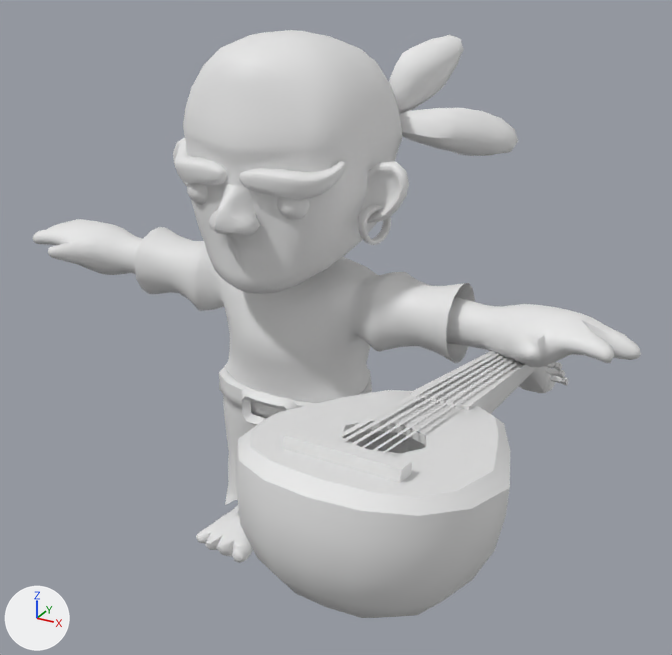
What one commit did to the glTF model src/assets/glb/characters/Pirate_Henry.glb.
The view is the same before and after, from a 50 mm lens placed at (129.0, -198.0, 183.0), pointed at (23.0, -6.0, 87.0). Lighting does not change. The marker at lower left points along +X, +Y and +Z. The older version comes first. Where no turn or scale is listed for an object, it has been applied to the vertices. Vertices at exactly the same position are counted once.

In view in the first picture: 'Henry.002', 'Weapon_Lute'.
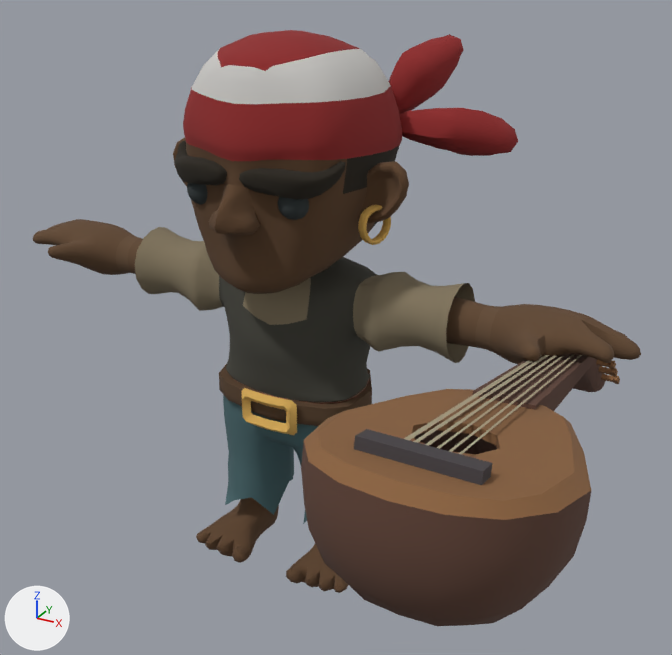
The newer file is also rescaled (x0.01) as a whole; pictures and numbers use the older file's frame.

The change in detail:
Picture 'Atlas_Pirate' (img_atlas_pirate) is new.
In material 'Atlas' (mat_atlas), base_color is no longer (0.8, 0.8, 0.8), white #e7e7e7.
In material 'Atlas' (mat_atlas), texture is now set to img_atlas_pirate.
In material 'Atlas' (mat_atlas), roughness goes from 0.553 to 1.0.
me_cube_367 is used by ob_weapon_lute; location (65.1, 1.3, 80.2).
me_cube_367 had 389 vertices, 710 faces and spanned x -24.9..24.9, y -93.1..37.0, z -19.1..20.9.
me_cube_367 now has 389 vertices, 710 faces and spans x -11.5..38.4, y -92.2..37.9, z -15.7..24.2.
me_cube_367 part 1: the loose piece of 24 vertices spanning x 3.8..9.6, y 20.9..24.3, z -7.0..-3.9 is moved by (13.5, 0.8, 3.3).
me_cube_367 part 2: the loose piece of 24 vertices spanning x 3.8..9.6, y 25.0..28.3, z -11.0..-7.8 is moved by (13.5, 0.8, 3.3).
me_cube_367 part 3: the loose piece of 24 vertices spanning x 3.8..9.6, y 29.7..33.0, z -15.2..-12.1 is moved by (13.5, 0.8, 3.3).
me_cube_367 part 4: the loose piece of 56 vertices spanning x -6.6..6.6, y -39.6..37.0, z -19.1..10.7 is moved by (13.5, 0.8, 3.3).
me_cube_367 part 5: the loose piece of 4 vertices spanning x -5.3..-3.1, y -77.8..21.2, z -0.6..19.4 is moved by (13.5, 0.8, 3.3).
me_cube_367 part 6: the loose piece of 4 vertices spanning x -3.5..-1.8, y -77.8..21.2, z -0.6..19.4 is moved by (13.5, 0.8, 3.3).
me_cube_367 part 7: the loose piece of 4 vertices spanning x -1.3..-0.2, y -77.8..21.2, z -0.6..19.4 is moved by (13.5, 0.8, 3.3).
me_cube_367 part 8: the loose piece of 4 vertices spanning x 3.6..5.2, y -77.8..21.2, z -0.6..19.4 is moved by (13.5, 0.8, 3.3).
me_cube_367 part 9: the loose piece of 4 vertices spanning x 2.1..3.5, y -77.8..21.2, z -0.6..19.4 is moved by (13.5, 0.8, 3.3).
me_cube_367 part 10: the loose piece of 4 vertices spanning x 0.4..1.4, y -77.8..21.2, z -0.6..19.4 is moved by (13.5, 0.8, 3.3).
me_cube_367 part 11: the loose piece of 165 vertices spanning x -24.9..24.9, y -93.1..-29.5, z -15.6..20.9 is rebuilt with 165 vertices and now spans x -11.5..38.4, y -92.2..-28.7, z -12.3..24.2.
Other edits to the shape of me_cube_367 do not show in these pictures.

What differs and where, as boxes [x1, y1, x2, y2] in the pictures (672 x 655 px; the box of a moved part takes in the faces that stretch with it):
'Henry.002', surface changed (darker)
    both: [33, 30, 641, 563]
'Weapon_Lute', surface changed, reshaped
    before: [236, 351, 568, 618]
    after: [301, 354, 620, 626]
part 1 of me_cube_367, moved or reshaped
    before: [544, 362, 562, 371]
    after: [596, 360, 616, 369]
part 2 of me_cube_367, moved or reshaped
    before: [546, 368, 565, 378]
    after: [598, 366, 618, 377]
part 3 of me_cube_367, moved or reshaped
    before: [550, 375, 568, 385]
    after: [601, 374, 620, 384]
part 4 of me_cube_367, moved or reshaped
    before: [410, 351, 555, 414]
    after: [472, 354, 605, 411]
part 5 of me_cube_367, moved or reshaped (mostly hidden)
    before: [331, 351, 495, 440]
    after: [404, 355, 542, 440]
part 6 of me_cube_367, moved or reshaped (mostly hidden)
    before: [341, 353, 499, 442]
    after: [413, 355, 549, 443]
part 7 of me_cube_367, moved or reshaped (mostly hidden)
    before: [352, 356, 504, 445]
    after: [425, 356, 556, 446]
part 8 of me_cube_367, moved or reshaped (mostly hidden)
    before: [382, 361, 519, 454]
    after: [459, 355, 582, 454]
part 9 of me_cube_367, moved or reshaped (mostly hidden)
    before: [373, 359, 514, 451]
    after: [449, 354, 575, 452]
part 10 of me_cube_367, moved or reshaped (mostly hidden)
    before: [362, 357, 508, 448]
    after: [437, 356, 564, 449]
part 11 of me_cube_367, rebuilt
    before: [236, 390, 511, 618]
    after: [301, 389, 591, 626]
